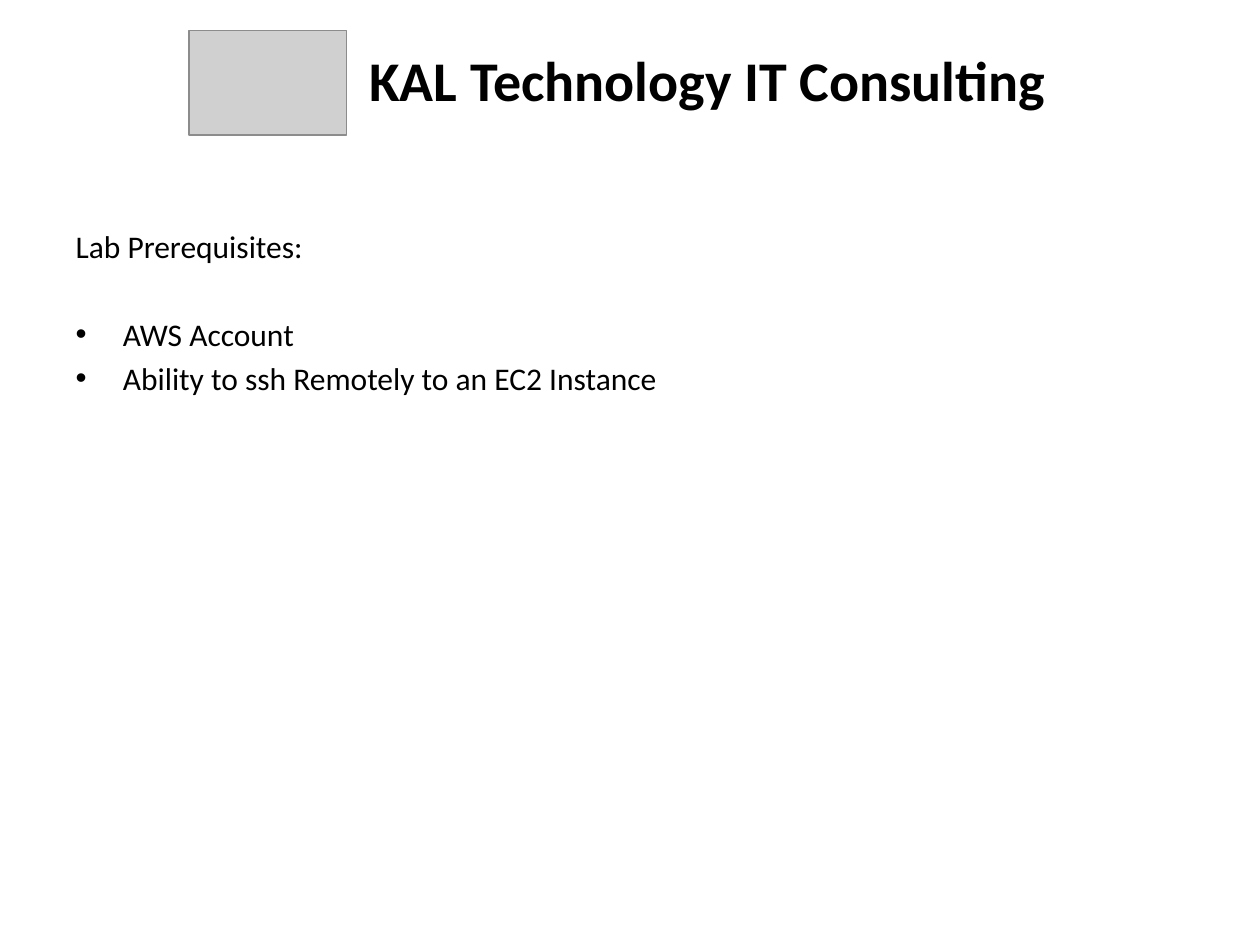
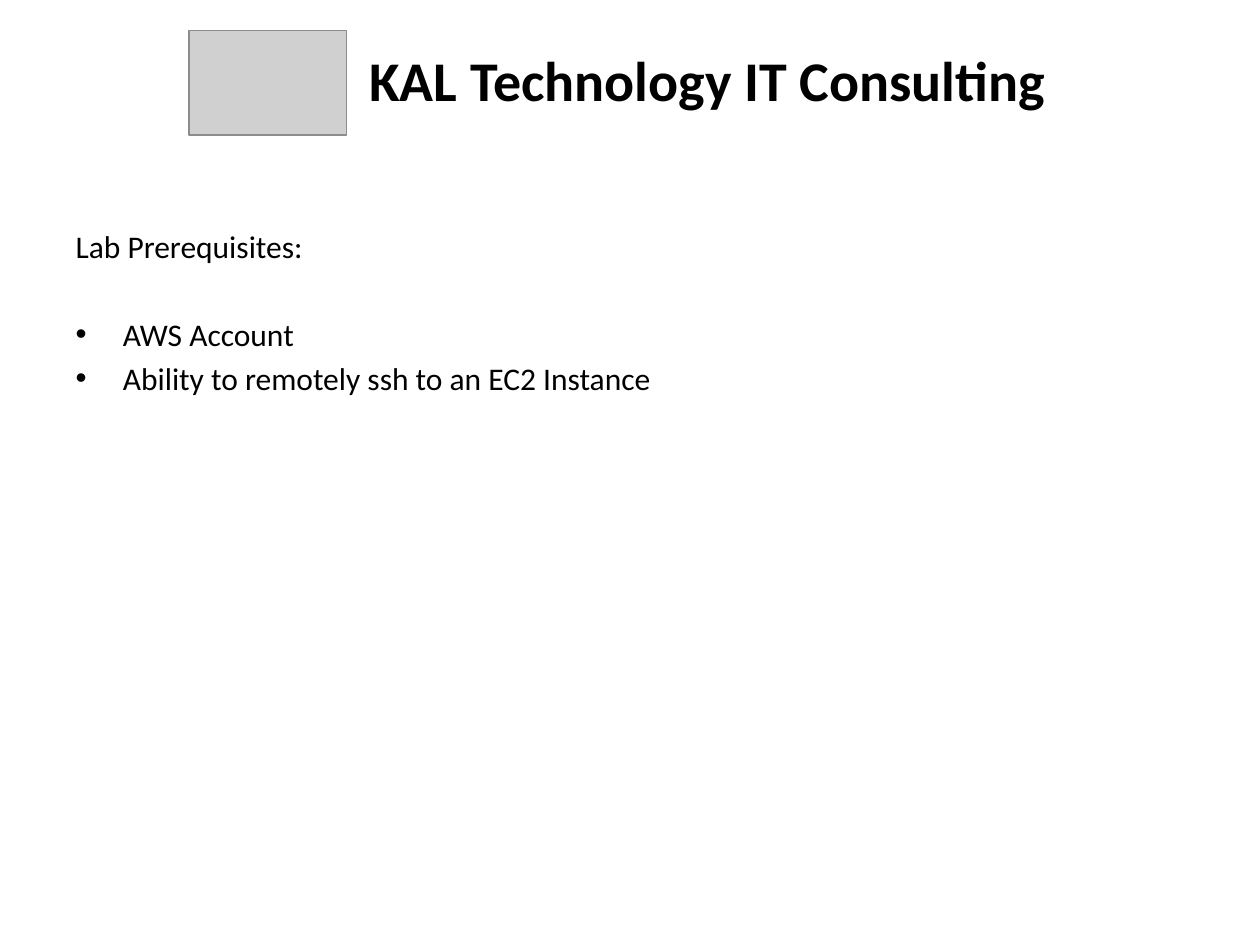
Before and after one commit to kskalvar/aws-eks-kubeflow-quickstart, a slide deck: slide 6 of AWS EKS Kubeflow Quickstart.pptx. Drawn at 1260x945 pixels with LibreOffice and Linux fonts; fonts in the diff are those of the drawing; grey boxes stand for pictures. Boxes give left, top, right and bottom in pixels: in the first picture for what was removed or moved away, otherwise in the second. Text is boxed around its words. In the diff, an @@ line names an element or a change of style, - is before the commit and + after.

```diff
--- a/AWS EKS Kubeflow Quickstart.pptx
+++ b/AWS EKS Kubeflow Quickstart.pptx
@@ text at [123,368,650,395]: text changed @@
-• Ability to ssh Remotely to an EC2 Instance
+• Ability to remotely ssh to an EC2 Instance
```
Also in this commit, not shown: 2 other slides changed.
